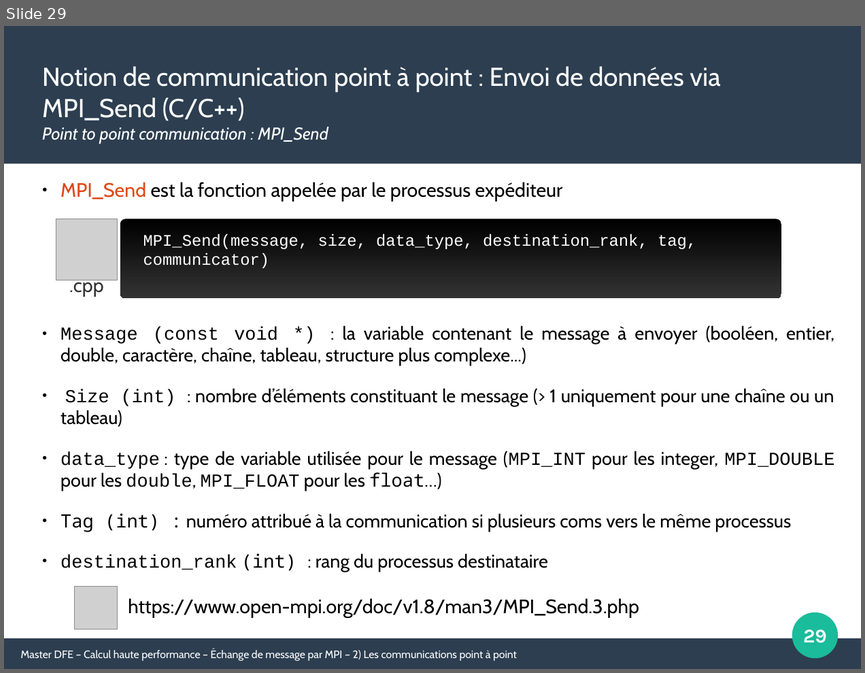
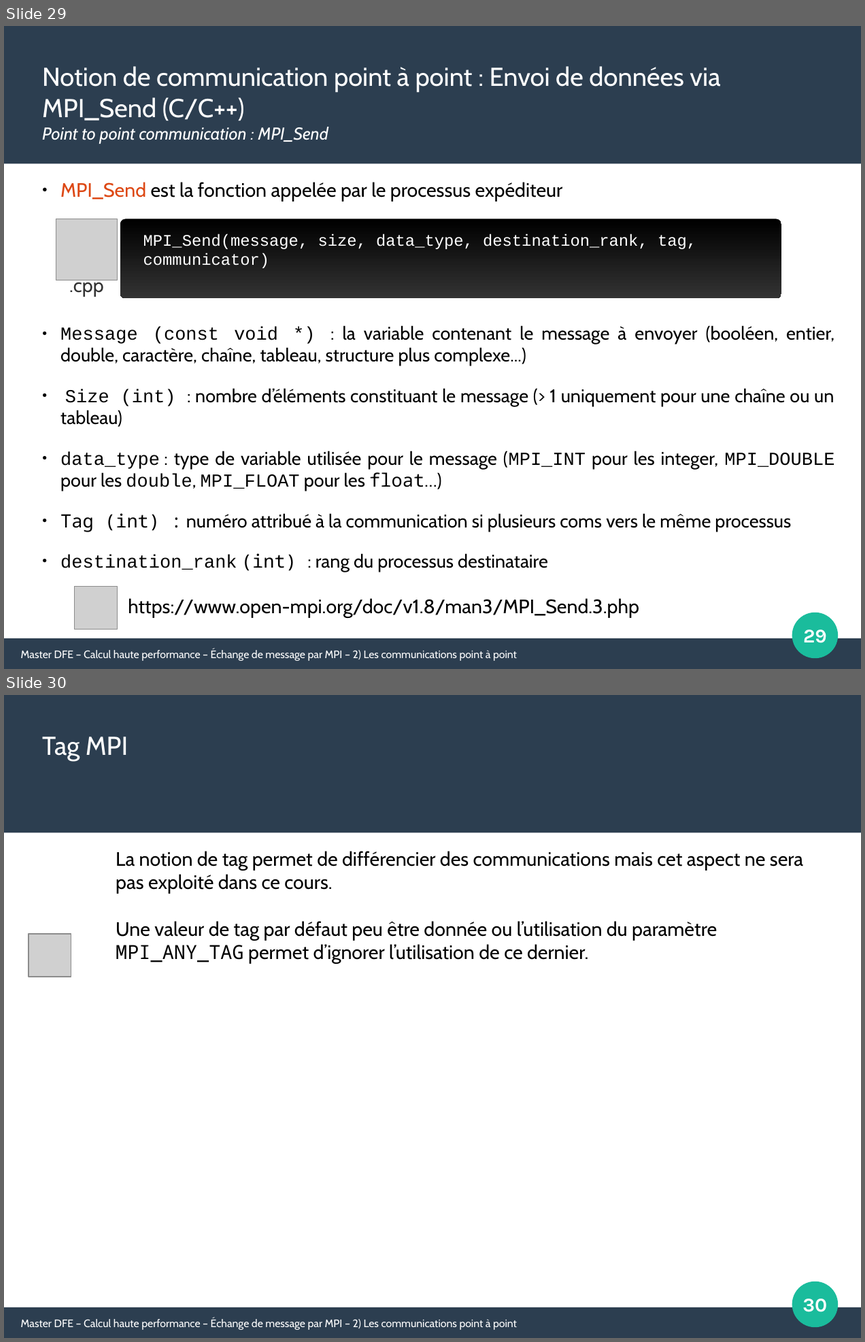
Before and after one commit to Maison-de-la-Simulation/HPC-DFE-Paris-Saclay, a slide deck: support/MPI.odp. Shown one above the other, each under a label of ours: slide 29 before the commit, slides 29 and 30 after it. The pictures are 865x673 and 865x1342 pixels, drawn with LibreOffice and Linux fonts; fonts in the diff are those of the drawing; grey boxes stand for pictures. Boxes give left, top, right and bottom in pixels: in the first picture for what was removed or moved away, otherwise in the second. Text is boxed around its words. In the diff, an @@ line names an element or a change of style, - is before the commit and + after.

```diff
--- a/support/MPI.odp
+++ b/support/MPI.odp
@@ slide 30 added at (4, 695, 861, 1338), background #FFFFFF; not listed: 3 template elements that a slide beside it also shows @@
@@ text added at (42, 736, 128, 761), 24 pt, text #FFFFFF @@
+Tag MPI
@@ text added at (116, 851, 803, 964), 18 pt, text #000000 @@
+La notion de tag permet de différencier des communications mais cet aspect ne sera pas exploité dans ce cours.
+Une valeur de tag par défaut peu être donnée ou l’utilisation du paramètre MPI_ANY_TAG permet d’ignorer l’utilisation de ce dernier.
@@ picture added at (28, 934, 71, 977) @@
@@ page number added at (802, 1298, 827, 1312), 18 pt, text #FFFFFF, bold @@
+30
@@ text added at (21, 1317, 517, 1329), 10 pt, text #FFFFFF @@
+Master DFE – Calcul haute performance – Échange de message par MPI – 2) Les communications point à point
```
Also in this commit, not shown: 10 slides changed, 1 other file.
